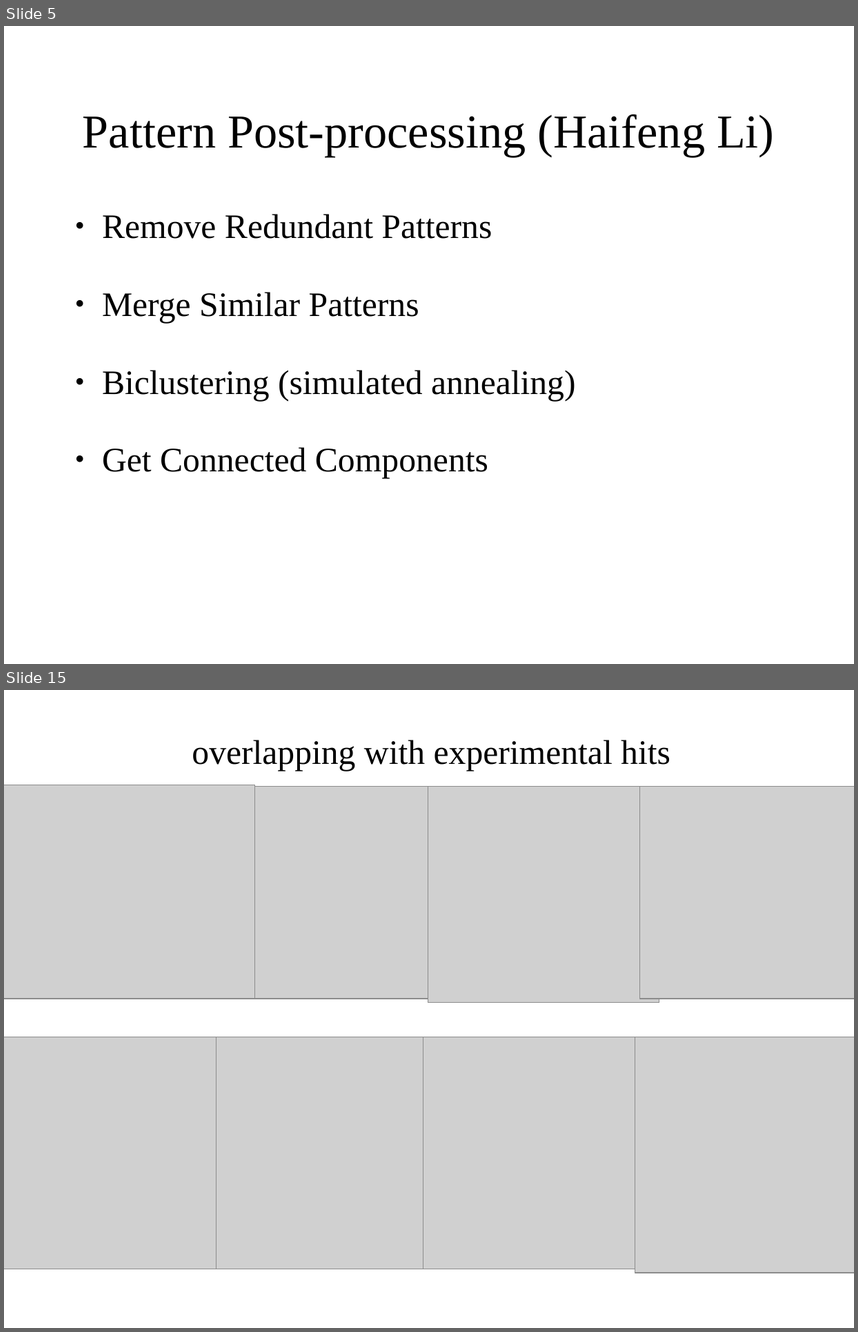
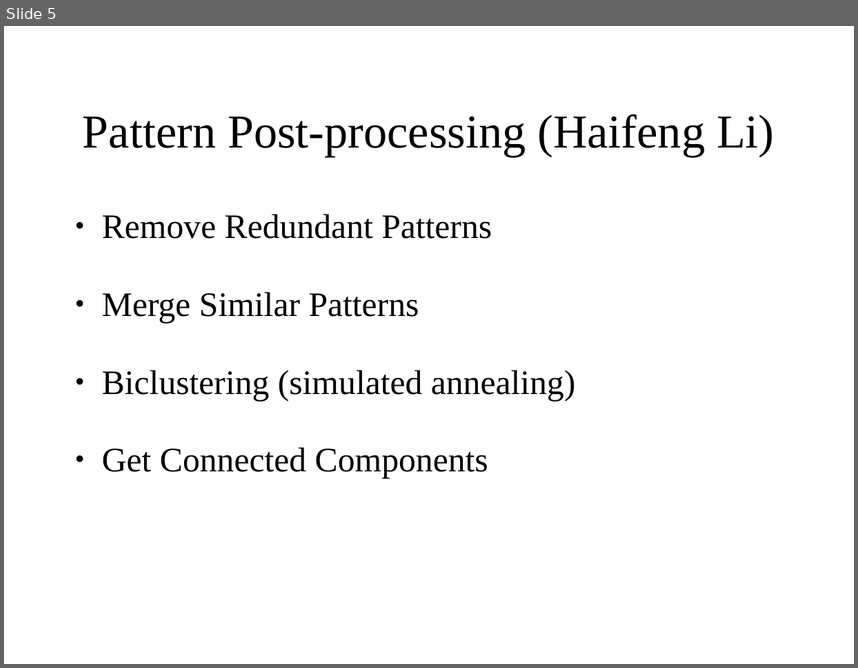
Before and after one commit to polyactis/annot, a slide deck: trunk/doc/lab_meeting_2006_11_21/lm_11_21_06.ppt. Shown one above the other, each under a label of ours: slides 5 and 15 before the commit, slide 5 after it; the slides between them are not shown. The pictures are 858x1332 and 858x668 pixels, drawn with LibreOffice and Linux fonts; fonts in the diff are those of the drawing; grey boxes stand for pictures. Boxes give left, top, right and bottom in pixels: in the first picture for what was removed or moved away, otherwise in the second. Text is boxed around its words. In the diff, an @@ line names an element or a change of style, - is before the commit and + after.

```diff
--- a/trunk/doc/lab_meeting_2006_11_21/lm_11_21_06.ppt
+++ b/trunk/doc/lab_meeting_2006_11_21/lm_11_21_06.ppt
@@ slide 15 removed at <box>4,690,854,1328</box>, background #FFFFFF @@
@@ title removed at <box>192,740,671,771</box> @@
-overlapping with experimental hits
@@ picture removed at <box>4,785,254,998</box> @@
@@ picture removed at <box>216,787,448,998</box> @@
@@ picture removed at <box>428,787,660,1003</box> @@
@@ picture removed at <box>640,787,854,998</box> @@
@@ picture removed at <box>4,1037,216,1268</box> @@
@@ picture removed at <box>197,1037,448,1268</box> @@
@@ picture removed at <box>424,1037,660,1268</box> @@
@@ picture removed at <box>636,1037,854,1272</box> @@
```
Also in this commit, not shown: 5 slides changed, 15 slides added, 8 other slides removed, 42 other files.
